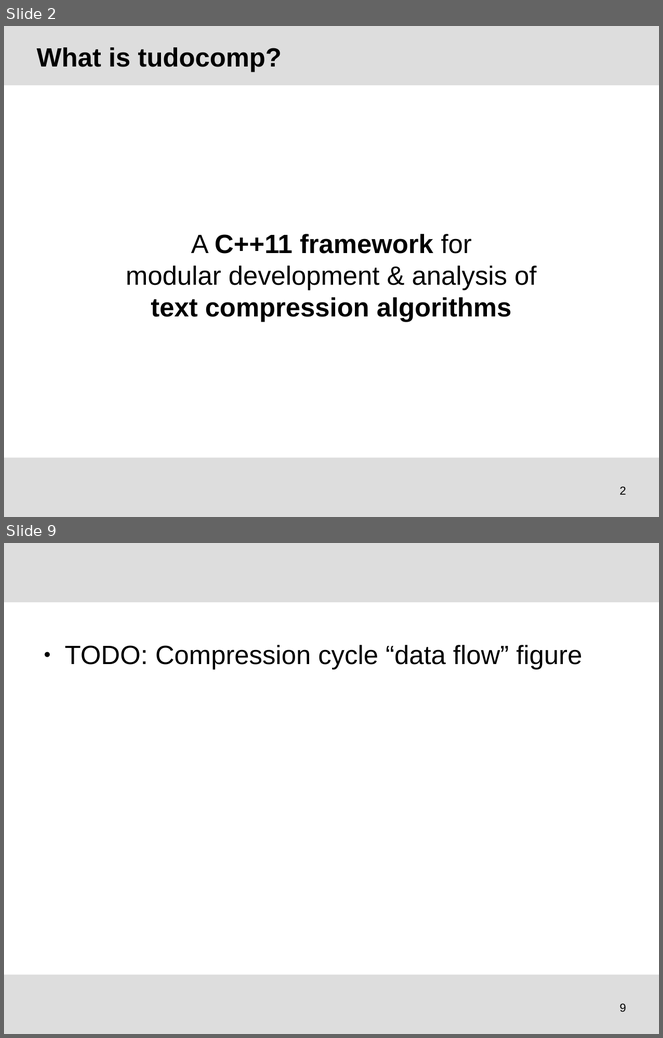
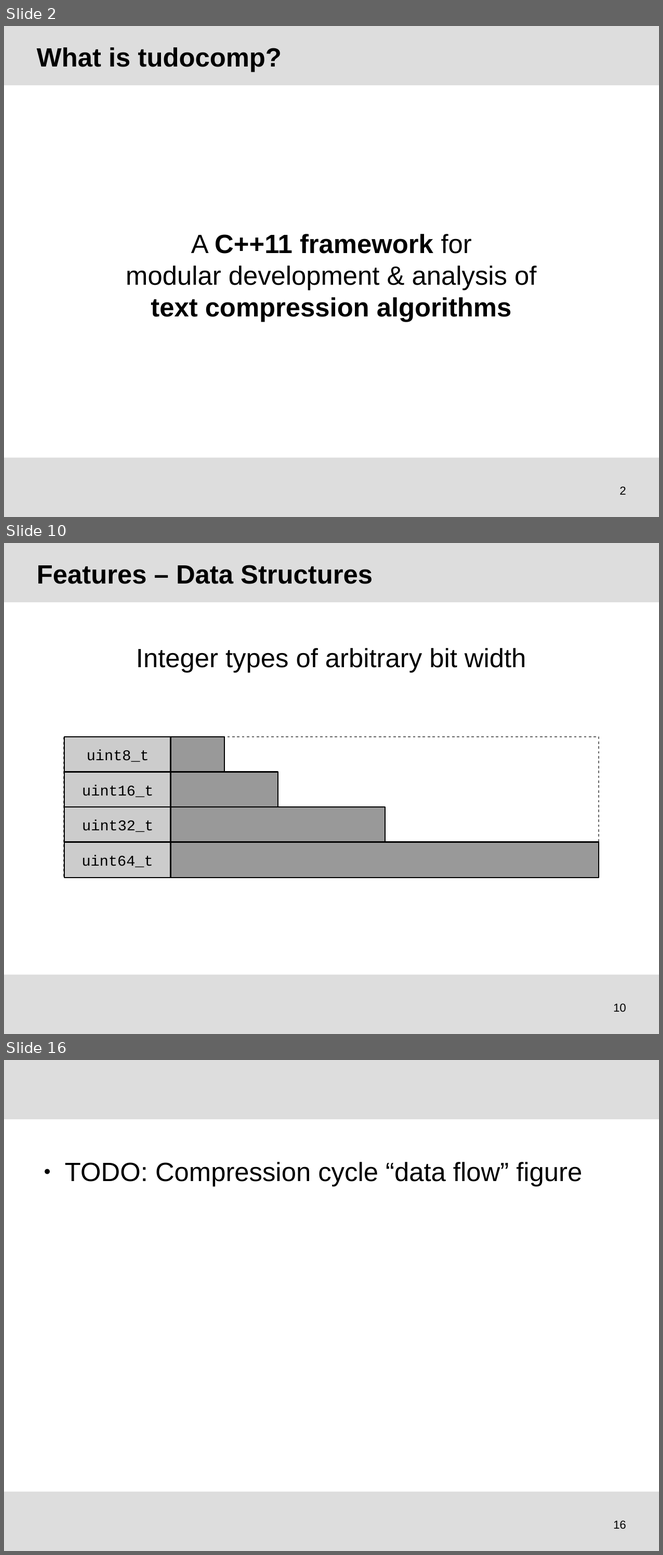
Before and after one commit to tudocomp/tudocomp, a slide deck: etc/presentation.odp. Shown one above the other, each under a label of ours: slides 2 and 9 before the commit, slides 2, 10 and 16 after it; the slides between them are not shown. The pictures are 663x1038 and 663x1555 pixels, drawn with LibreOffice and Linux fonts; fonts in the diff are those of the drawing; background and template pictures are left out. Boxes give left, top, right and bottom in pixels: in the first picture for what was removed or moved away, otherwise in the second. Text is boxed around its words. In the diff, an @@ line names an element or a change of style, - is before the commit and + after.

```diff
--- a/etc/presentation.odp
+++ b/etc/presentation.odp
@@ slide 10 added at [4, 543, 659, 1034], background #FFFFFF; not listed: 2 template elements that a slide beside it also shows @@
@@ title added at [37, 565, 373, 584], 32 pt, text #000000, bold @@
+Features – Data Structures
@@ text added at [136, 648, 527, 673], 32 pt, text #000000 @@
+Integer types of arbitrary bit width
@@ rectangle added at [64, 737, 599, 878], outline #666666 1.5 pt @@
@@ rectangle added at [64, 737, 171, 772], fill #CCCCCC, outline #000000 1.5 pt, 18 pt, text #000000 @@
+uint8_t
@@ rectangle added at [170, 737, 224, 772], fill #999999, outline #000000 1.5 pt @@
@@ rectangle added at [64, 772, 171, 808], fill #CCCCCC, outline #000000 1.5 pt, 18 pt, text #000000 @@
+uint16_t
@@ rectangle added at [170, 772, 278, 808], fill #999999, outline #000000 1.5 pt @@
@@ rectangle added at [64, 807, 171, 843], fill #CCCCCC, outline #000000 1.5 pt, 18 pt, text #000000 @@
+uint32_t
@@ rectangle added at [170, 807, 385, 843], fill #999999, outline #000000 1.5 pt @@
@@ rectangle added at [64, 842, 170, 878], fill #CCCCCC, outline #000000 1.5 pt, 18 pt, text #000000 @@
+uint64_t
@@ rectangle added at [170, 842, 599, 878], fill #999999, outline #000000 1.5 pt @@
@@ page number added at [613, 1004, 626, 1013], 14 pt, text #000000 @@
+10
@@ what was slide 9 is now slide 16 @@
@@ page number at [613, 1521, 626, 1530]: text changed @@
-9
+16
```
Also in this commit, not shown: 6 slides changed, 6 other slides added, 1 slide removed.
